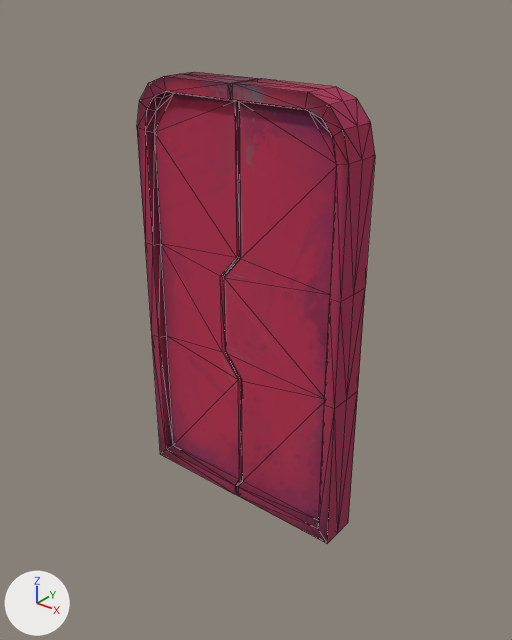
The glTF model assets/models/Door_Tunnel.glb: old version first, new version second.
Before and after are seen from a camera (50 mm lens) standing at (-11.94, -2.51, 2.67) and looking at (-13.94, -0.01, 1.12). The lights are fixed; the arrows at lower left show +X, +Y and +Z. Mesh edges are drawn as thin lines. Where no turn or scale is listed for an object, it has been applied to the vertices.

The first picture shows 'Seal_Door_L', 'Seal_Door_R'.
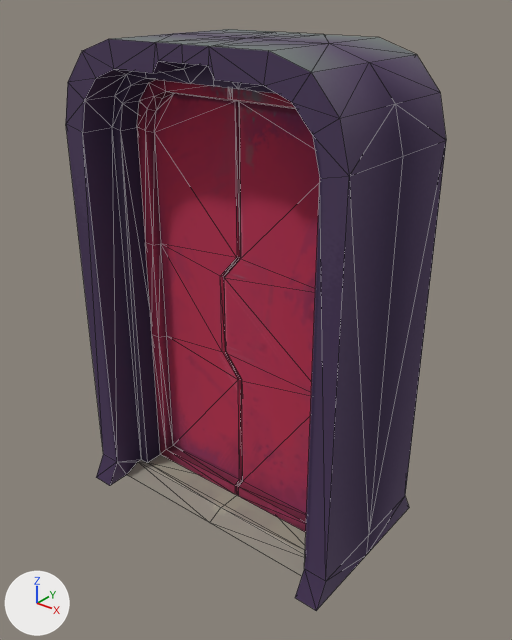
The newer file is also turned or shifted as a whole; pictures and numbers use the older file's frame.

Boxes [x1, y1, x2, y2] around the edits, measured in the pictures (512 x 640 px):
'Seal_Door1.001', added (purple)
    after: [66, 29, 446, 611]

The change, as a list of edits to the scene's bpy script:
```text
Add me_seal_door1_001:
    me_seal_door1_001.from_pydata(...)  # 163 vertices, 312 faces; spans x -0.79..0.79, y -0.46..0.46, z 0.0..2.43
    me_seal_door1_001.materials.append(mat_col_props)  # picture img_room_props_psd
Add ob_seal_door1_001:
    ob_seal_door1_001 = bpy.data.objects.new('Seal_Door1.001', me_seal_door1_001)
    ob_seal_door1_001.location = (-14.0, 0.0, 0.0)
```
